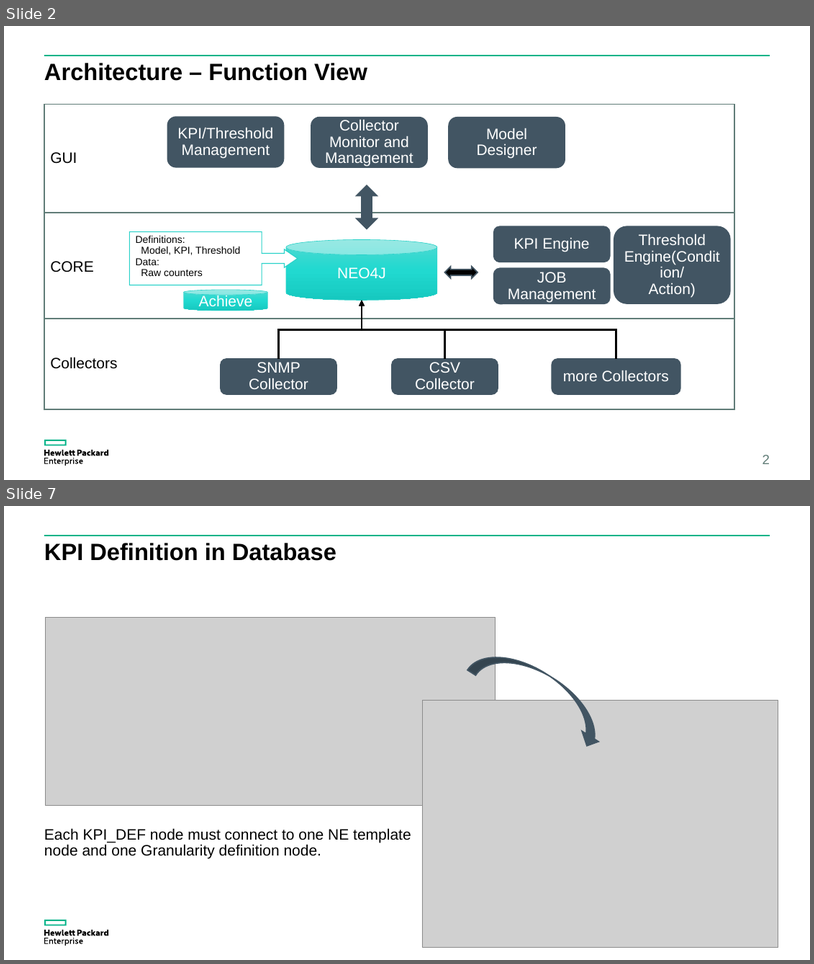
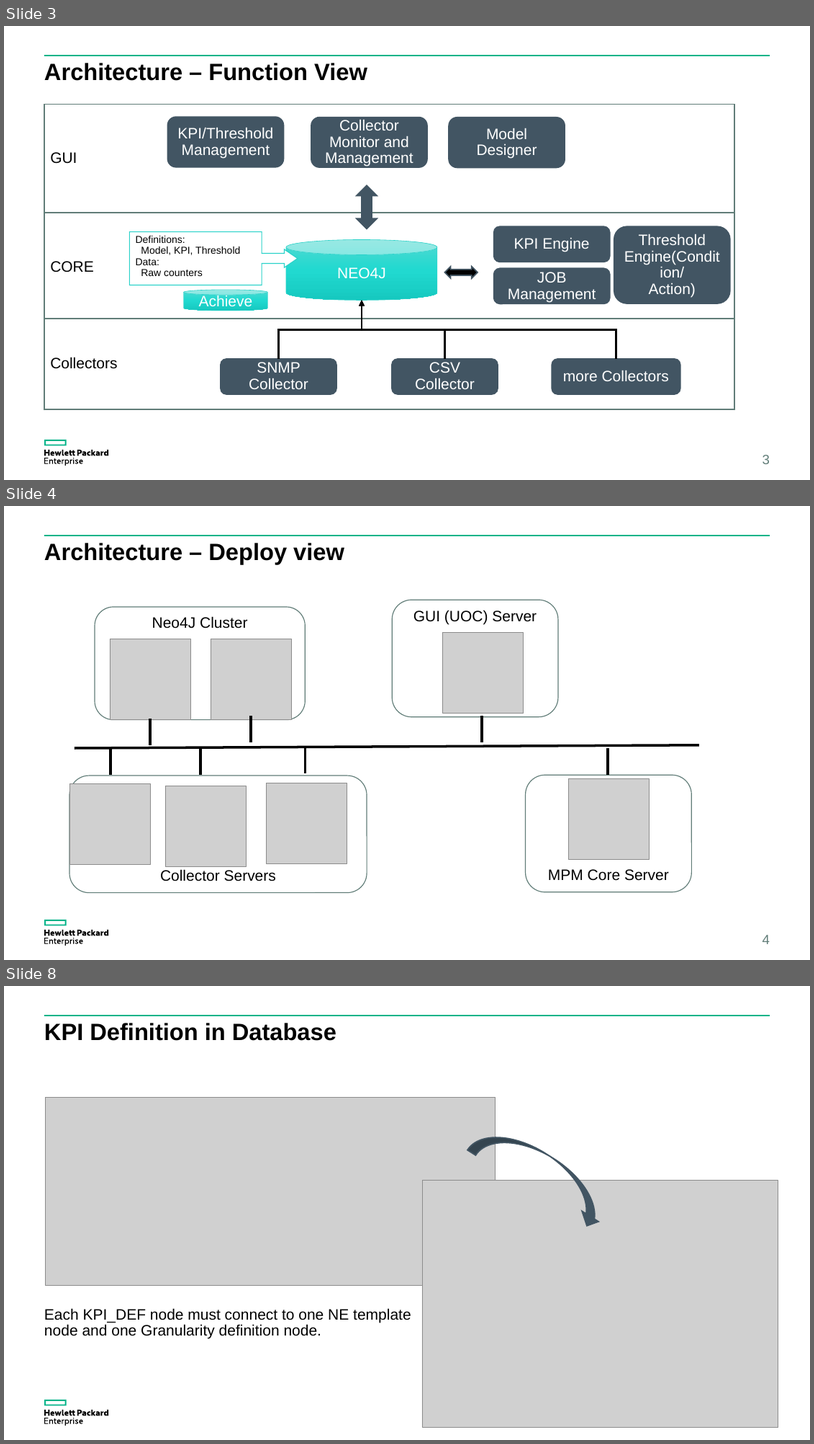
Before and after one commit to yzgang76/MPM, a slide deck: doc/MPM idea.pptx. Shown one above the other, each under a label of ours: slides 2 and 7 before the commit, slides 3, 4 and 8 after it; the slides between them are not shown. The pictures are 814x964 and 814x1444 pixels, drawn with LibreOffice and Linux fonts; fonts in the diff are those of the drawing; grey boxes stand for pictures. Boxes give left, top, right and bottom in pixels: in the first picture for what was removed or moved away, otherwise in the second. Text is boxed around its words. In the diff, an @@ line names an element or a change of style, - is before the commit and + after.

```diff
--- a/doc/MPM idea.pptx
+++ b/doc/MPM idea.pptx
@@ slide 4 added at (4, 506, 810, 960), background #FFFFFF; not listed: 3 template elements that a slide beside it also shows @@
@@ title added at (44, 543, 345, 564), 28 pt, text #000000, bold @@
+Architecture – Deploy view
@@ rounded rectangle added at (95, 607, 305, 720), fill #FFFFFF, outline #617D78 1 pt, 18 pt, text #000000 @@
+Neo4J Cluster
@@ rounded rectangle added at (392, 600, 558, 717), fill #FFFFFF, outline #617D78 1 pt, 18 pt, text #000000 @@
+GUI (UOC) Server
@@ picture added at (442, 632, 523, 713) @@
@@ picture added at (110, 639, 190, 720) @@
@@ picture added at (211, 639, 291, 720) @@
@@ line added from (149, 718) to (149, 745), #000000 3 pt @@
@@ line added from (251, 716) to (251, 743), #000000 3 pt @@
@@ line added from (482, 716) to (482, 743), #000000 3 pt @@
@@ line added from (75, 748) to (700, 745), #000000 3 pt @@
@@ line added from (111, 748) to (111, 775), #000000 3 pt @@
@@ line added from (201, 748) to (201, 775), #000000 3 pt @@
@@ line added from (305, 746) to (305, 773), #000000 3 pt @@
@@ line added from (608, 748) to (608, 775), #000000 3 pt @@
@@ rounded rectangle added at (70, 775, 367, 893), fill #FFFFFF, outline #617D78 1 pt, 18 pt, text #000000 @@
+Collector Servers
@@ picture added at (70, 784, 149, 864) @@
@@ picture added at (165, 785, 246, 866) @@
@@ picture added at (267, 783, 347, 864) @@
@@ rounded rectangle added at (526, 775, 692, 892), fill #FFFFFF, outline #617D78 1 pt, 18 pt, text #000000 @@
+MPM Core Server
@@ picture added at (568, 778, 649, 859) @@
@@ page number added at (763, 934, 770, 944), 16 pt, text #617D78 @@
+4
@@ what was slide 2 is now slide 3 @@
@@ page number at (763, 454, 770, 464): text changed @@
-2
+3
@@ what was slide 7 is now slide 8 @@
```
Also in this commit, not shown: 4 slides changed.
